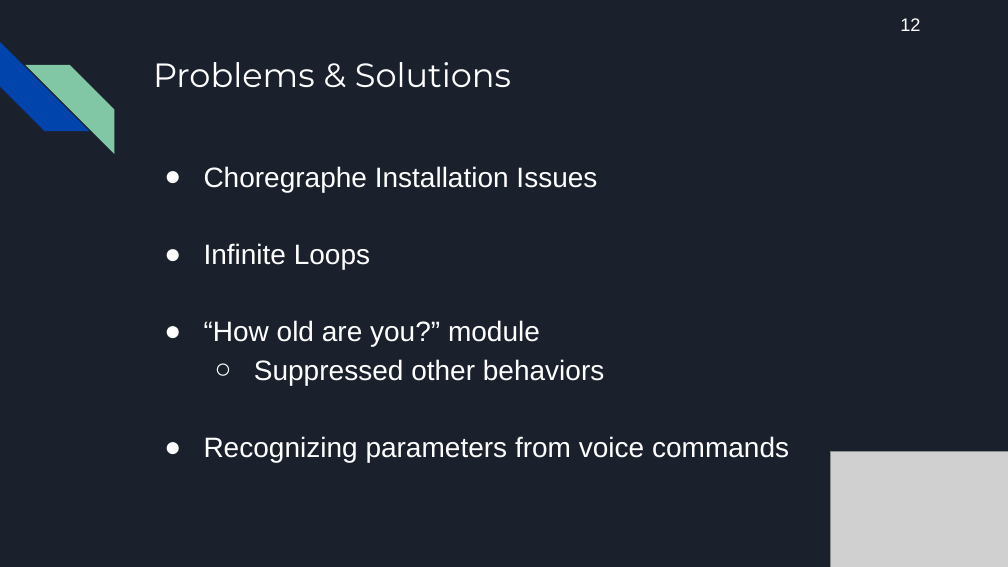
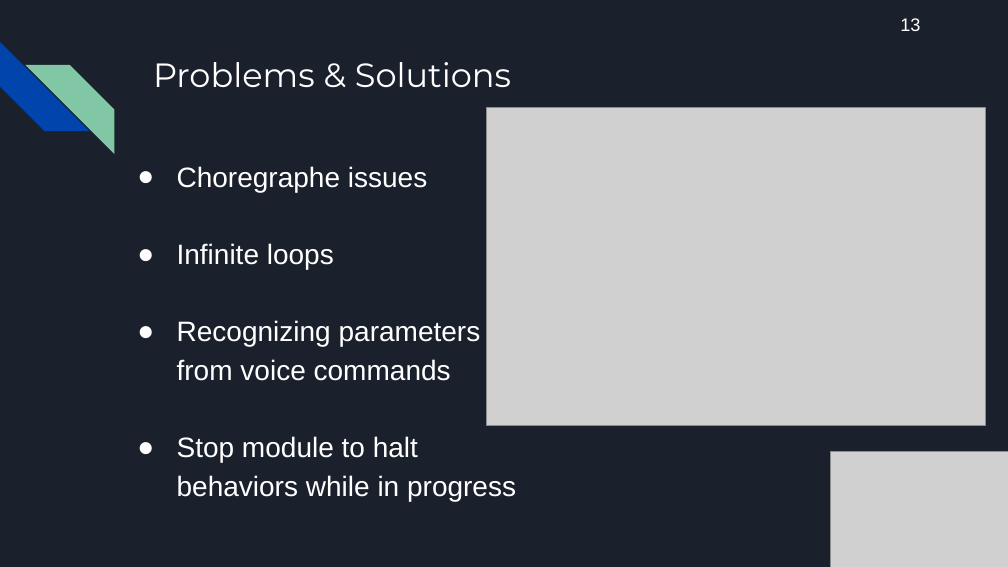
Before and after one commit to haileydhanens/CWU_AriGato, a slide deck: slide 14 of Documentation/AriGato Presentation #2 (1_31_2019).pptx (slide 13 before the commit). Drawn at 1008x567 pixels with LibreOffice and Linux fonts; fonts in the diff are those of the drawing; grey boxes stand for pictures. Boxes give left, top, right and bottom in pixels: in the first picture for what was removed or moved away, otherwise in the second. Text is boxed around its words. In the diff, an @@ line names an element or a change of style, - is before the commit and + after.

```diff
--- a/Documentation/AriGato Presentation #2 (1_31_2019).pptx
+++ b/Documentation/AriGato Presentation #2 (1_31_2019).pptx
@@ text at (900, 18, 920, 31): text changed @@
-12
+13
@@ picture added at (487, 108, 986, 425) @@
@@ text "Choregraphe issues": place and size @@
-text "Choregraphe issues" at (204, 166, 789, 463)
+text "Choregraphe issues" at (177, 166, 516, 501)
@@ text at (177, 166, 427, 269): text changed @@
-● Choregraphe Installation Issues
-● Infinite Loops
-● “How old are you?” module
-  ○ Suppressed other behaviors
+● Choregraphe issues
+● Infinite loops
@@ text at (177, 320, 481, 381): alignment justified to left @@
@@ text at (177, 436, 516, 501): paragraph added @@
+● Stop module to halt behaviors while in progress
```
Also in this commit, not shown: 10 other slides changed, 4 slides added, 2 slides removed, 1 other file.
